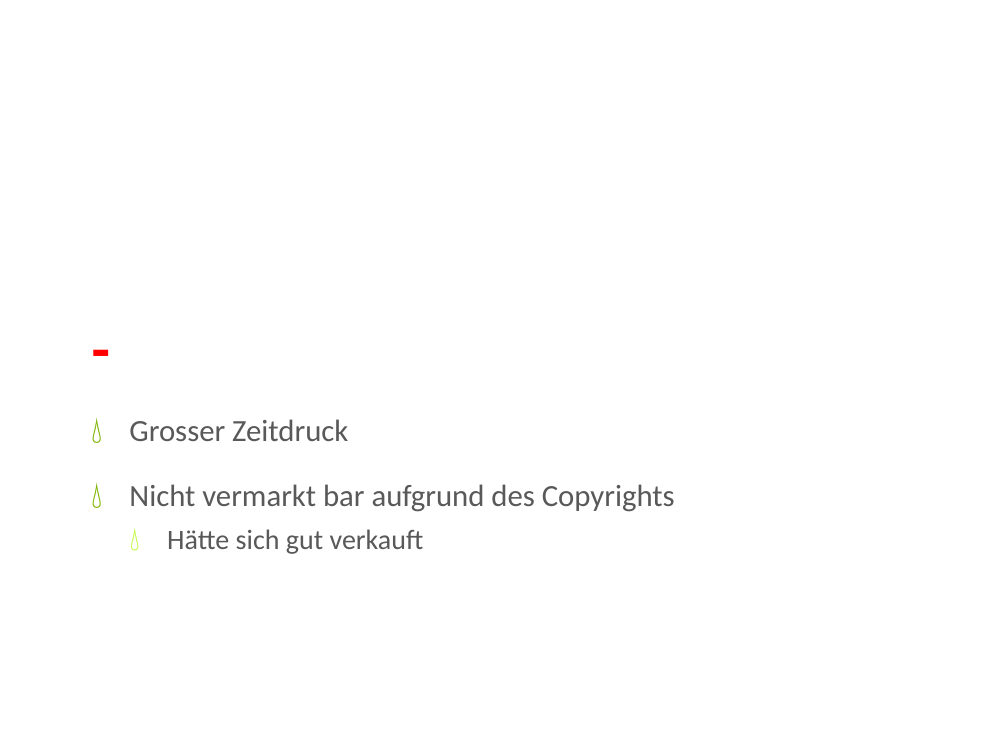
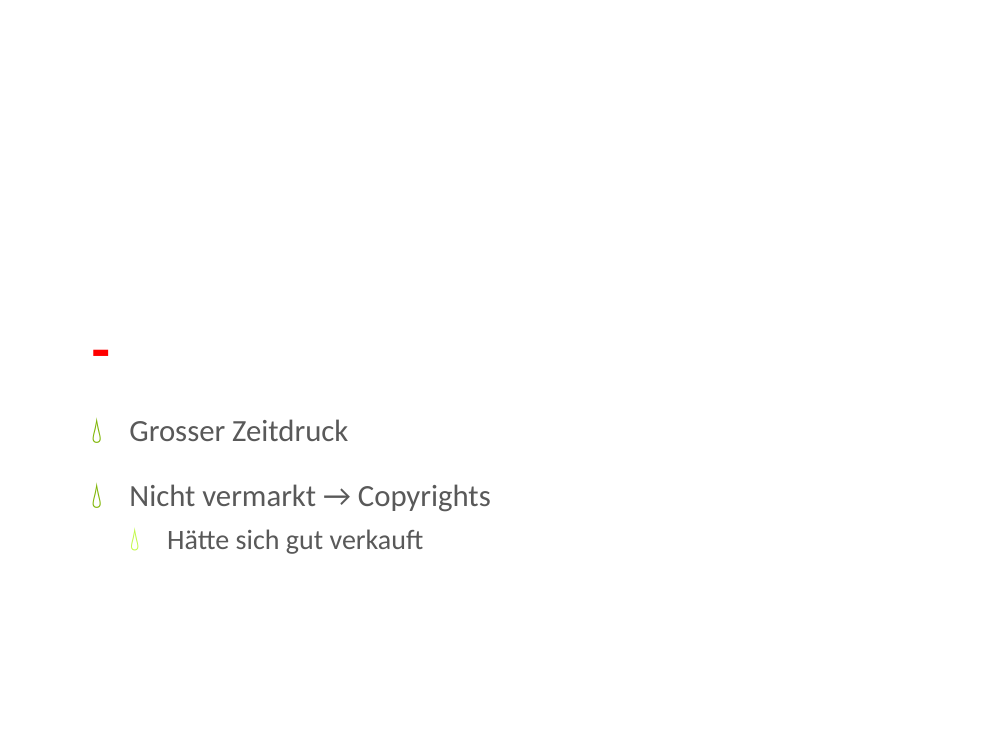
Before and after one commit to iluuu1994/Super-Mario-Bros, a slide deck: slide 35 of Resources/docs/CGR Präsentation.pptx. Drawn at 1008x756 pixels with LibreOffice and Linux fonts; fonts in the diff are those of the drawing; background and template pictures are left out. Boxes give left, top, right and bottom in pixels: in the first picture for what was removed or moved away, otherwise in the second. Text is boxed around its words. In the diff, an @@ line names an element or a change of style, - is before the commit and + after.

```diff
--- a/Resources/docs/CGR Präsentation.pptx
+++ b/Resources/docs/CGR Präsentation.pptx
@@ text at (129, 484, 491, 512): text changed @@
-💧 Nicht vermarkt bar aufgrund des Copyrights
+💧 Nicht vermarkt → Copyrights
```
Also in this commit, not shown: 4 other slides changed.
